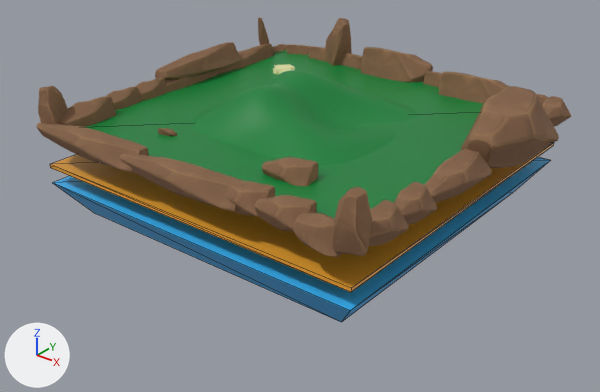
The glTF model glbfs/farside.gltf as it was, and as the next commit left it.
Rendered twice from a 50 mm lens placed at (26.4, -33.8, 20.2), pointed at (0.6, -1.5, 0.2). Every picture has the same lights, and +X, +Y and +Z are marked at lower left. Mesh edges are drawn as thin lines on the coarser meshes. Where no turn or scale is listed for an object, it has been applied to the vertices. Vertices at the same position are counted once.

In view in the first picture: 'Cube', 'Cube.001', 'Cube.002', 'Landscape', 'defaultMaterial', 'defaultMaterial.010', 'defaultMaterial.014', 'defaultMaterial.015', 'defaultMaterial.019', 'defaultMaterial.022', 'defaultMaterial.025', 'defaultMaterial.032'.
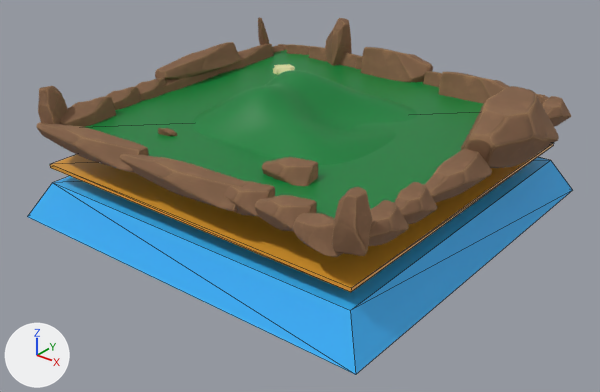
Pixel boxes [x1, y1, x2, y2] of what changed, in the pictures (600 x 392 px; the box of a moved part takes in the faces that stretch with it):
'Cube', reshaped (10% wider, 32% taller)
    before: [53, 157, 551, 322]
    after: [27, 157, 573, 375]
part 1 of me_cube, moved or reshaped
    before: [53, 164, 546, 322]
    after: [27, 161, 573, 375]

What the commit changed:
me_cube has 8 vertices, 12 faces and spans x -10.0..10.0, y -10.0..10.0, z -1.0..1.0.
me_cube is used by ob_cube; location (0.0, 0.0, 0.0).
Part 1, on me_cube:
Vertex 1 of me_cube moves from (8.5, 8.5, -1.0) at pixel (512, 193) to (11.1, 11.1, -1.0) at pixel (572, 190).
Vertex 3 of me_cube moves from (8.5, -8.5, -1.0) at pixel (341, 322) to (11.1, -11.1, -1.0) at pixel (355, 374).
Vertex 5 of me_cube moves from (-8.5, 8.5, -1.0) to (-11.1, 11.1, -1.0).
Vertex 7 of me_cube moves from (-8.5, -8.5, -1.0) at pixel (95, 213) to (-11.1, -11.1, -1.0) at pixel (27, 216).
